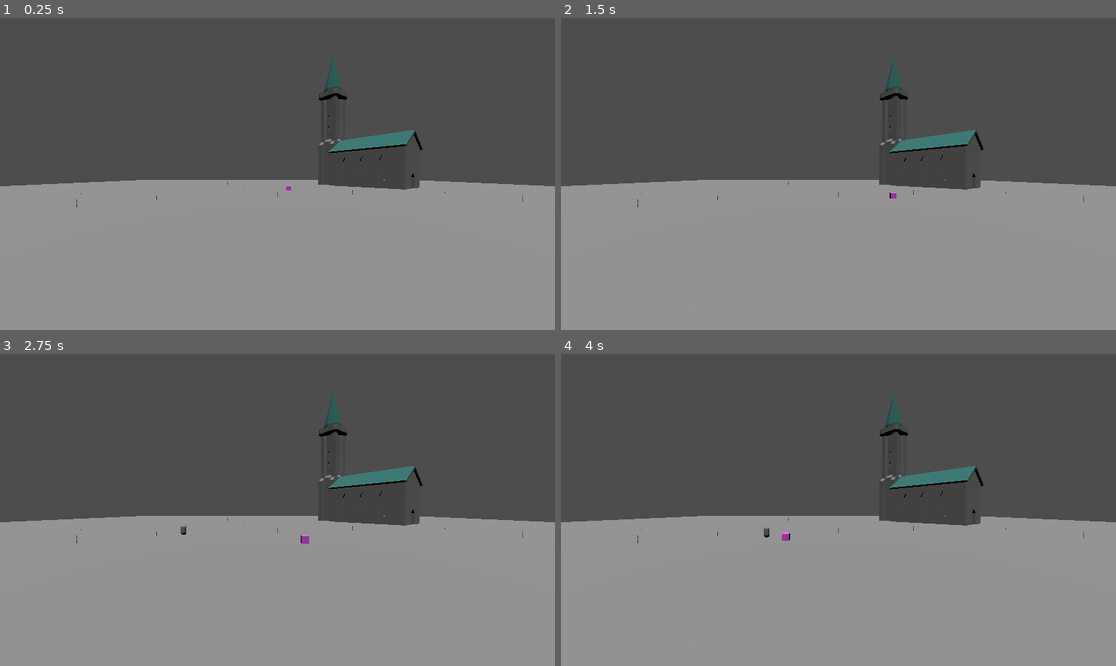
Above: before the commit, frames 1-4 (two rows, left to right).
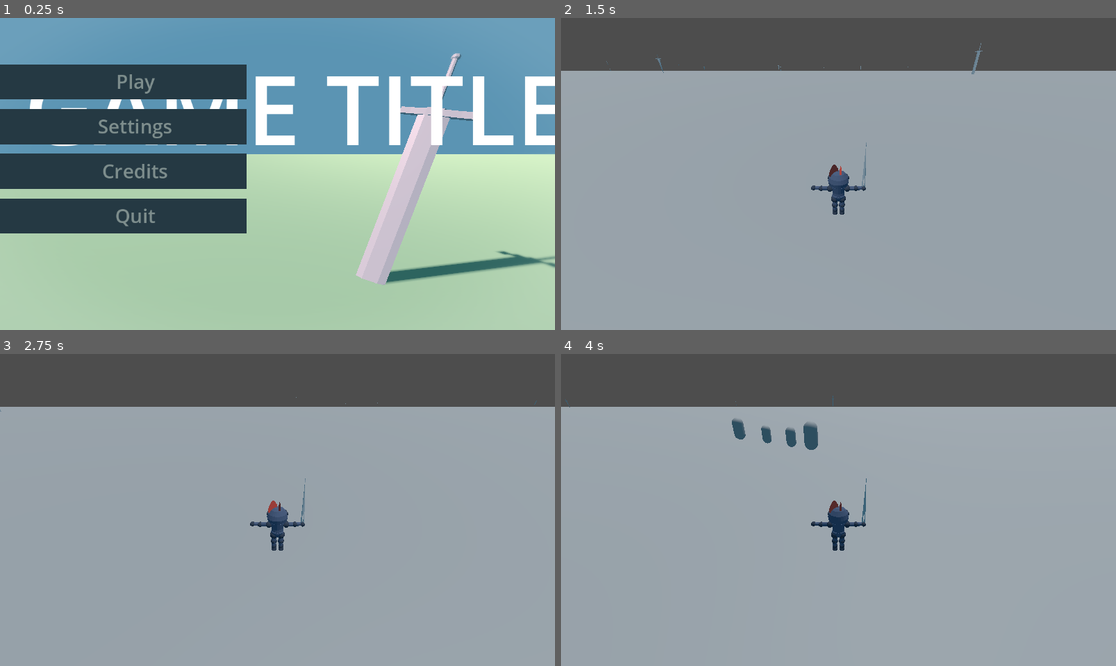
Above: after the commit, the same moments.

Repository: Tchetchouille/GMTK2024
Game: Godot game, scene res://scenes/game_start.tscn
The game is run twice, just before and just after one commit, with the same random seed, the same clock (stepped at 60 frames per second) and the same inputs. Before the commit the project starts from res://scenes/JoelScene/JoelTestMain.tscn. Sound files missing from this copy of the repository are replaced by a short silence.
Inputs (mouse positions are in pixels of both pictures, inside the frame that each line leads up to):
- Up to frame 1 (0.25 s): no input
- Up to frame 2 (1.5 s): click (683, 80) at 0.5 s, where only the run after the commit has a clickable "Play"; tap Enter at 1.25 s; move the mouse to (960, 158) at 1.27 s; hold D (move_right) from 1.28 s (still down); click (960, 158) at 1.35 s
- Up to frame 3 (2.75 s): move the mouse to (166, 525) at 2.02 s; release D (move_right) at 2.03 s; hold S (move_back) from 2.03 s (still down); click (166, 525) at 2.1 s
- Up to frame 4 (4 s): tap Space at 2.75 s; move the mouse to (894, 441) at 2.77 s; release S (move_back) at 2.78 s; hold D (move_right) 2.78-3.53 s; click (894, 441) at 2.85 s; move the mouse to (810, 572) at 3.52 s; hold W (move_forward) from 3.53 s (still down); click (810, 572) at 3.6 s

The runs differ from the first frame. In frame 1, 100% of the frame differs, in the area x 0-100%, y 0-100%; in frame 2, 44%; in frame 3, 52%; in frame 4, 72%.
Error before the commit: Invalid access to property or key 'scale' on a base object of type 'Nil'. (res://scripts/game_manager.gd:151)

Commit message:
Fixed Game Start (Main Menu).

Diff:
--- a/project.godot
+++ b/project.godot
@@ -11,7 +11,7 @@
 [application]
 
 config/name="GMTK2024"
-run/main_scene="res://scenes/JoelScene/JoelTestMain.tscn"
+run/main_scene="res://scenes/game_start.tscn"
 config/features=PackedStringArray("4.3", "GL Compatibility")
 config/icon="res://icon.svg"
 
--- a/scenes/UI/Menus/credits_menu.tscn
+++ b/scenes/UI/Menus/credits_menu.tscn
@@ -28,24 +28,37 @@
 anchor_bottom = 1.0
 grow_horizontal = 2
 grow_vertical = 2
-theme_override_constants/margin_left = 50
+theme_override_constants/margin_left = 300
 theme_override_constants/margin_top = 50
-theme_override_constants/margin_right = 50
+theme_override_constants/margin_right = 300
 theme_override_constants/margin_bottom = 50
 
 [node name="VBoxContainer" type="VBoxContainer" parent="MarginContainer"]
+custom_minimum_size = Vector2(0, 600)
 layout_mode = 2
+alignment = 2
 
 [node name="RichTextLabel" type="RichTextLabel" parent="MarginContainer/VBoxContainer"]
-custom_minimum_size = Vector2(0, 500)
+custom_minimum_size = Vector2(0, 1300)
 layout_mode = 2
+theme_override_font_sizes/normal_font_size = 30
 bbcode_enabled = true
 text = "[center]CREDITS
 Design:
-Coding:
+- Gaël Borgeaud
+- Joël Huck
+- Jeremias Kuehne
+- Florian Rieder
+- Sébastien Rieder
+Game Development:
+- Gaël Borgeaud
+- Joël Huck
+- Jeremias Kuehne
+- Florian Rieder
 Visual Art:
-Music:
-Sound Design:
+- Sébastien Rieder
+
+Some visual assets and all the sound assets are borrowed from various cc0 licenses.
 [/center]"
 
 [node name="BackButton" parent="MarginContainer/VBoxContainer" instance=ExtResource("2_wt6f6")]
--- a/scenes/UI/Menus/main_menu.tscn
+++ b/scenes/UI/Menus/main_menu.tscn
@@ -48,6 +48,7 @@
 
 [node name="Label" type="Label" parent="TitleMargin"]
 layout_mode = 2
+theme_override_font_sizes/font_size = 200
 text = "GAME TITLE"
 
 [node name="MenuMargin" type="MarginContainer" parent="."]
@@ -58,6 +59,7 @@
 offset_top = -352.0
 offset_right = 512.0
 grow_vertical = 0
+theme_override_constants/margin_bottom = 200
 
 [node name="VBoxContainer" type="VBoxContainer" parent="MenuMargin"]
 layout_mode = 2
--- a/scenes/UI/Menus/pause_menu.tscn
+++ b/scenes/UI/Menus/pause_menu.tscn
@@ -52,9 +52,9 @@
 offset_bottom = 86.5
 grow_horizontal = 2
 grow_vertical = 2
-theme_override_constants/margin_left = 50
+theme_override_constants/margin_left = 200
 theme_override_constants/margin_top = 50
-theme_override_constants/margin_right = 50
+theme_override_constants/margin_right = 200
 theme_override_constants/margin_bottom = 50
 
 [node name="VBoxContainer" type="VBoxContainer" parent="MarginContainer"]
--- a/scenes/jere_test_scene.tscn
+++ b/scenes/game_start.tscn
@@ -1,8 +1,7 @@
-[gd_scene load_steps=10 format=3 uid="uid://baohwh2gcg8kf"]
+[gd_scene load_steps=9 format=3 uid="uid://baohwh2gcg8kf"]
 
-[ext_resource type="PackedScene" uid="uid://bamqbdjk5ka5y" path="res://scenes/UI/Menus/main_menu.tscn" id="1_376a7"]
-[ext_resource type="PackedScene" uid="uid://dth5dyuvfj4gl" path="res://scenes/UI/general_ui.tscn" id="2_0phh2"]
-[ext_resource type="PackedScene" uid="uid://bxcrjhm2d573d" path="res://models/PROP_Sword.fbx" id="3_khkrq"]
+[ext_resource type="PackedScene" uid="uid://bamqbdjk5ka5y" path="res://scenes/UI/Menus/main_menu.tscn" id="1_nnrej"]
+[ext_resource type="PackedScene" uid="uid://bxcrjhm2d573d" path="res://models/PROP_Sword.fbx" id="2_an035"]
 
 [sub_resource type="CanvasTexture" id="CanvasTexture_ulaid"]
 
@@ -23,11 +22,9 @@
 [sub_resource type="PlaneMesh" id="PlaneMesh_rxl8c"]
 material = SubResource("StandardMaterial3D_c1b12")
 
-[node name="JereTestScene" type="Node"]
+[node name="GameStart" type="Node"]
 
-[node name="MainMenu" parent="." instance=ExtResource("1_376a7")]
-
-[node name="GeneralUI" parent="." instance=ExtResource("2_0phh2")]
+[node name="MainMenu" parent="." instance=ExtResource("1_nnrej")]
 
 [node name="MerdierDeTest" type="Node3D" parent="."]
 transform = Transform3D(10, 0, 0, 0, 10, 0, 0, 0, 10, 0, 0, 0)
@@ -50,7 +47,7 @@
 mesh = SubResource("PlaneMesh_rxl8c")
 
 [node name="Sword" type="Node3D" parent="MerdierDeTest"]
-transform = Transform3D(0.509659, 0.287174, -0.811036, -0.0338994, 0.948623, 0.314588, 0.859708, -0.132839, 0.493209, -0.07559, 0, 0)
+transform = Transform3D(0.25483, 0.143587, -0.405518, -0.0169497, 0.474311, 0.157294, 0.429854, -0.0664196, 0.246605, -0.07559, 0, 0)
 
-[node name="PROP_Sword" parent="MerdierDeTest/Sword" instance=ExtResource("3_khkrq")]
+[node name="PROP_Sword" parent="MerdierDeTest/Sword" instance=ExtResource("2_an035")]
 transform = Transform3D(0.929123, 0.0863936, 0.359537, -0.0879065, 0.996055, -0.0121737, -0.35917, -0.0202946, 0.933052, 0.0436879, 0.010512, -0.0295718)
--- a/scripts/UI/pick_up_prompt.gd
+++ b/scripts/UI/pick_up_prompt.gd
@@ -6,7 +6,6 @@
 func _ready() -> void:
 	pass # Replace with function body.
 
-
 # Called every frame. 'delta' is the elapsed time since the previous frame.
 func _process(delta: float) -> void:
 	if stuff_to_pick_up:
Not shown: 1 places in scenes/gem.tscn that only renumber resources
